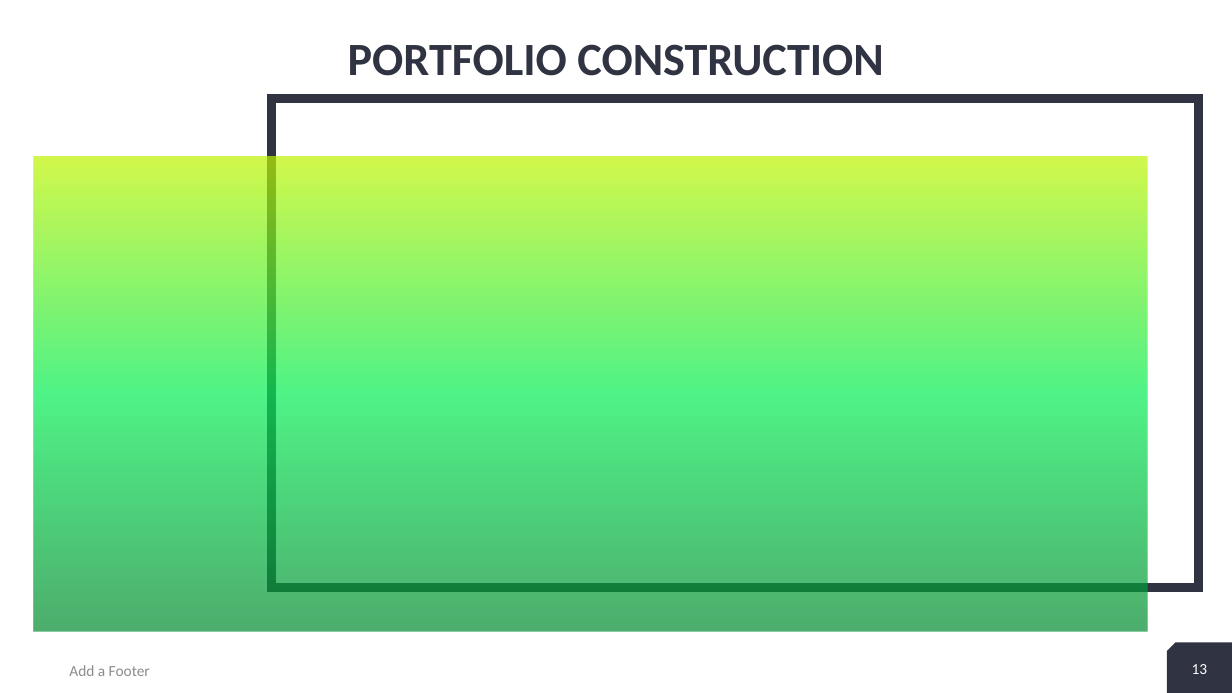
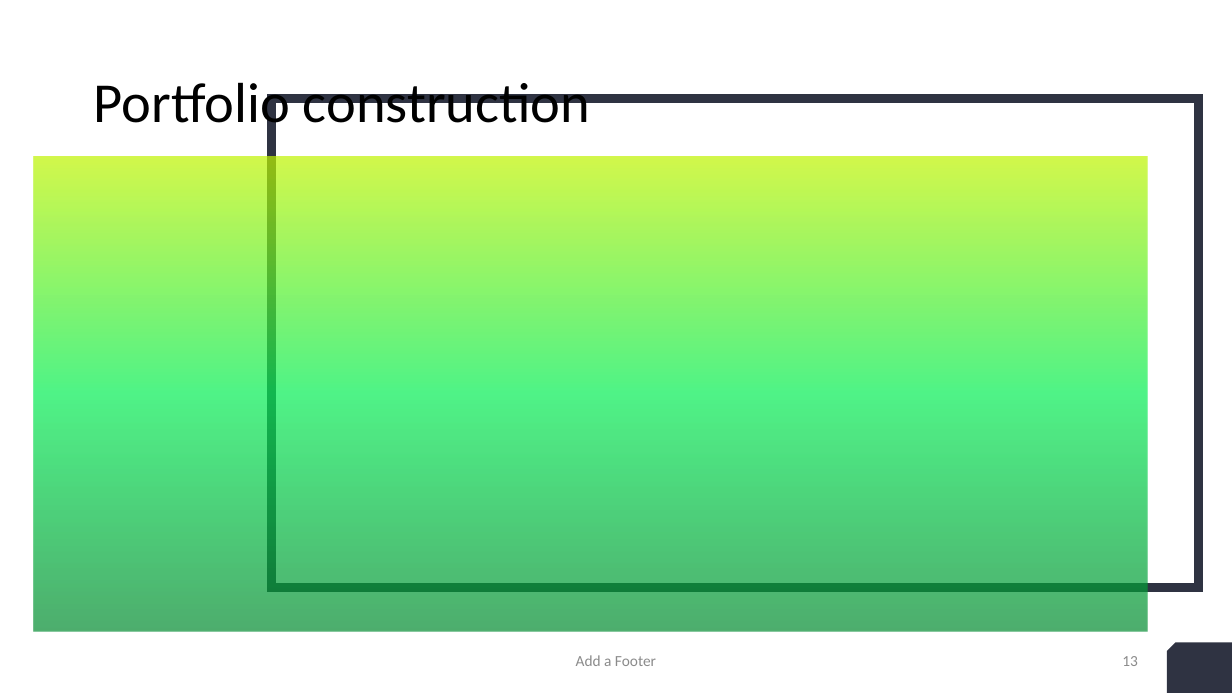
Before and after one commit to Kgross2/portfolio_suitability_application, a slide deck: slide 13 of admin/Portfolio_suitability_ presentationMon draft.pptx. Drawn at 1232x693 pixels with LibreOffice and Linux fonts; fonts in the diff are those of the drawing. Boxes give left, top, right and bottom in pixels: in the first picture for what was removed or moved away, otherwise in the second. Text is boxed around its words. In the diff, an @@ line names an element or a change of style, - is before the commit and + after.

```diff
--- a/admin/Portfolio_suitability_ presentationMon draft.pptx
+++ b/admin/Portfolio_suitability_ presentationMon draft.pptx
@@ title at <box>94,82,590,135</box>: text changed; size 36 to 44 pt; text colour #2F3342 to #000000; bold off @@
-PORTFOLIO CONSTRUCTION
+Portfolio construction
@@ text "Add a Footer": place and size @@
-text "Add a Footer" at <box>69,665,150,676</box>
+text "Add a Footer" at <box>576,655,656,666</box>
@@ text "Add a Footer" at <box>576,655,656,666</box>: alignment left to centre @@
@@ page number: place and size @@
-page number at <box>1187,665,1203,674</box>
+page number at <box>1122,656,1138,666</box>
@@ page number at <box>1122,656,1138,666</box>: text colour #FFFFFF to #8C8C8C; alignment centre to right @@
@@ page number removed at <box>1192,664,1208,674</box> @@
-13
```
Also in this commit, not shown: 21 other slides changed, 19 other files.
